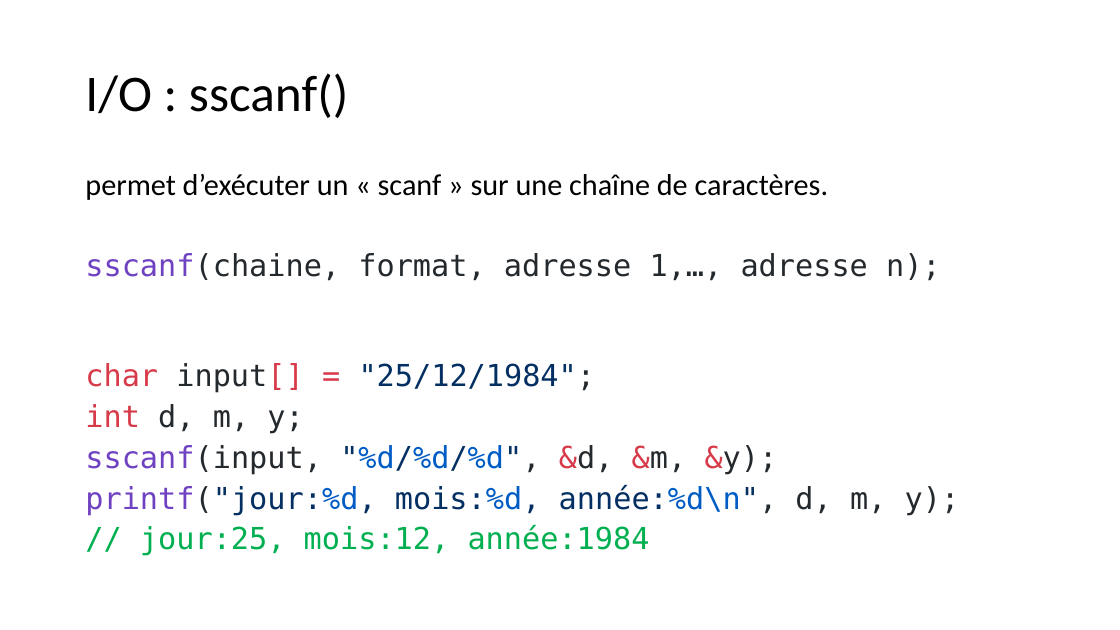
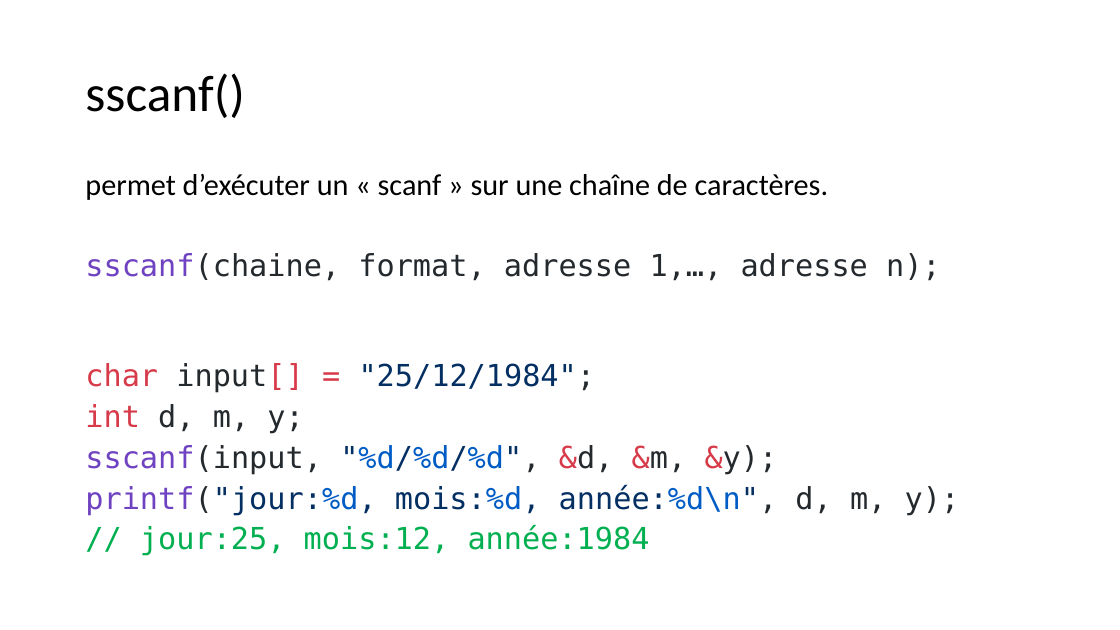
Before and after one commit to Firestorm49/bts-1, a slide deck: slide 23 of 03_Tableaux/tableaux.pptx (slide 10 before the commit). Drawn at 1120x630 pixels with LibreOffice and Linux fonts; fonts in the diff are those of the drawing. Boxes give left, top, right and bottom in pixels: in the first picture for what was removed or moved away, otherwise in the second. Text is boxed around its words. In the diff, an @@ line names an element or a change of style, - is before the commit and + after.

```diff
--- a/03_Tableaux/tableaux.pptx
+++ b/03_Tableaux/tableaux.pptx
@@ title at (x1=85, y1=73, x2=244, y2=118): text changed @@
-I/O : sscanf()
+sscanf()
```
Also in this commit, not shown: 1 other slide changed, 13 slides added, 2 other files.
